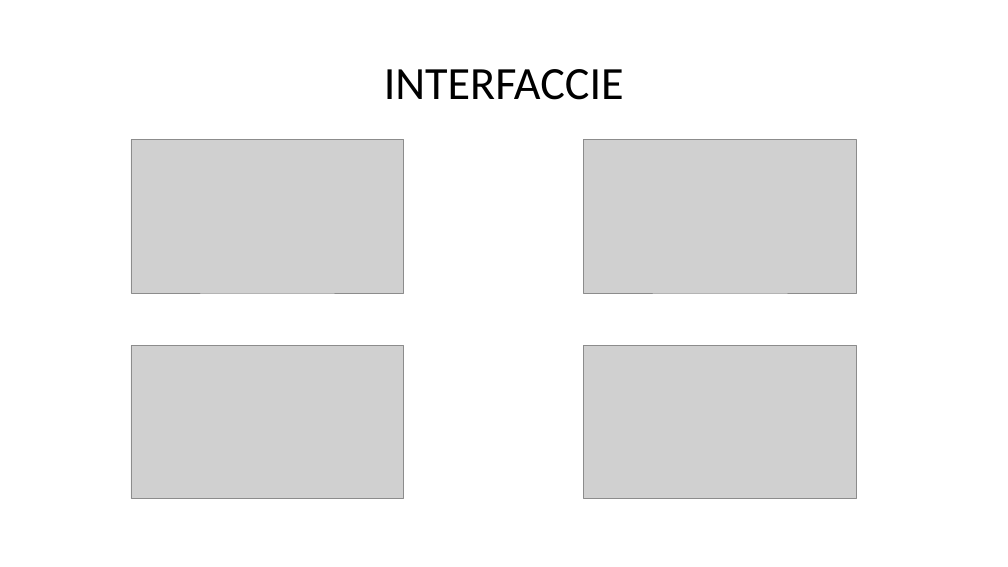
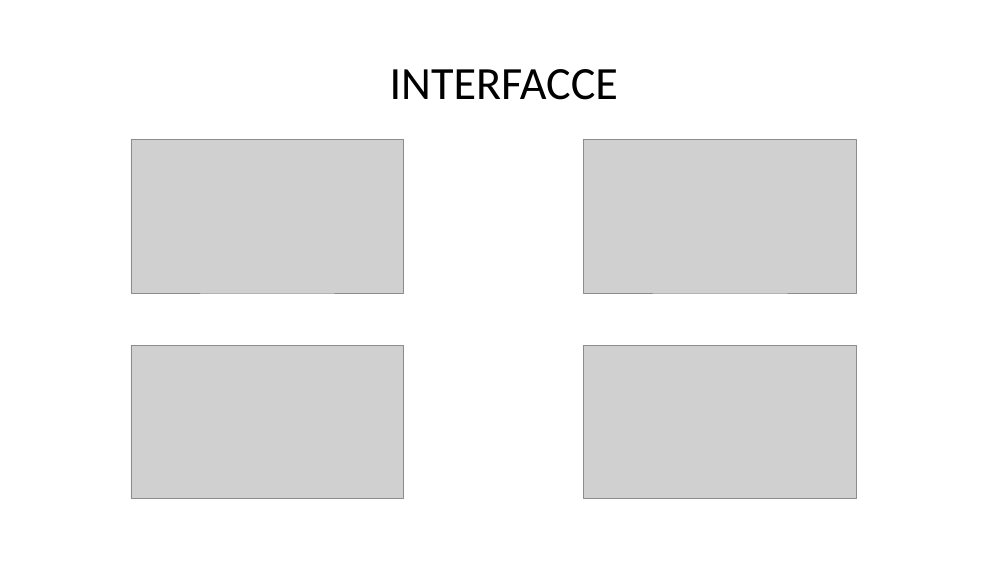
Before and after one commit to giuliobosco/progetto1, a slide deck: slide 5 of presentation/presentation.pptx. Drawn at 1008x567 pixels with LibreOffice and Linux fonts; fonts in the diff are those of the drawing; grey boxes stand for pictures. Boxes give left, top, right and bottom in pixels: in the first picture for what was removed or moved away, otherwise in the second. Text is boxed around its words. In the diff, an @@ line names an element or a change of style, - is before the commit and + after.

```diff
--- a/presentation/presentation.pptx
+++ b/presentation/presentation.pptx
@@ title at (390, 69, 618, 100): text changed @@
-INTERFACCIE
+INTERFACCE
```
Also in this commit, not shown: 1 other slide changed.
